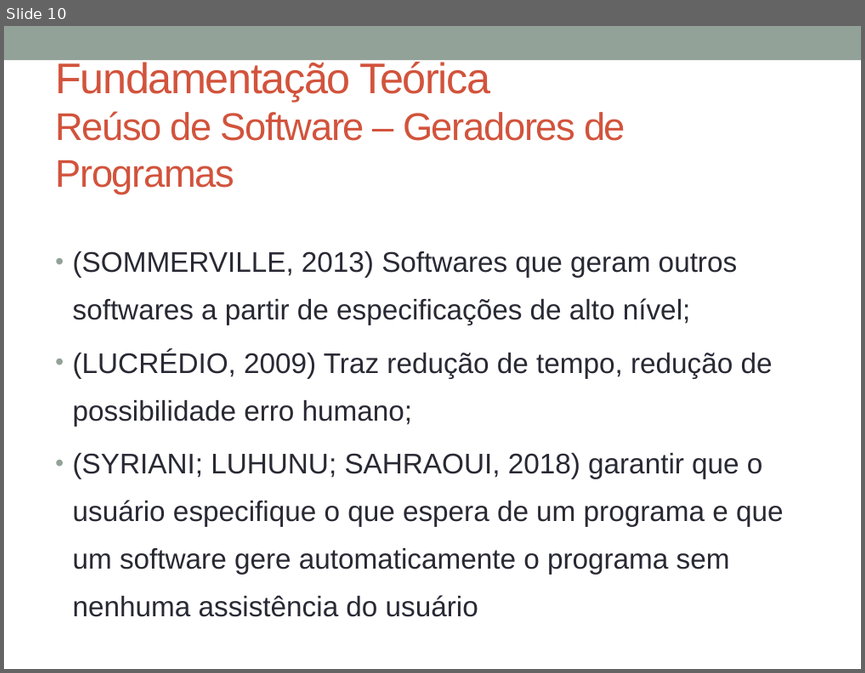
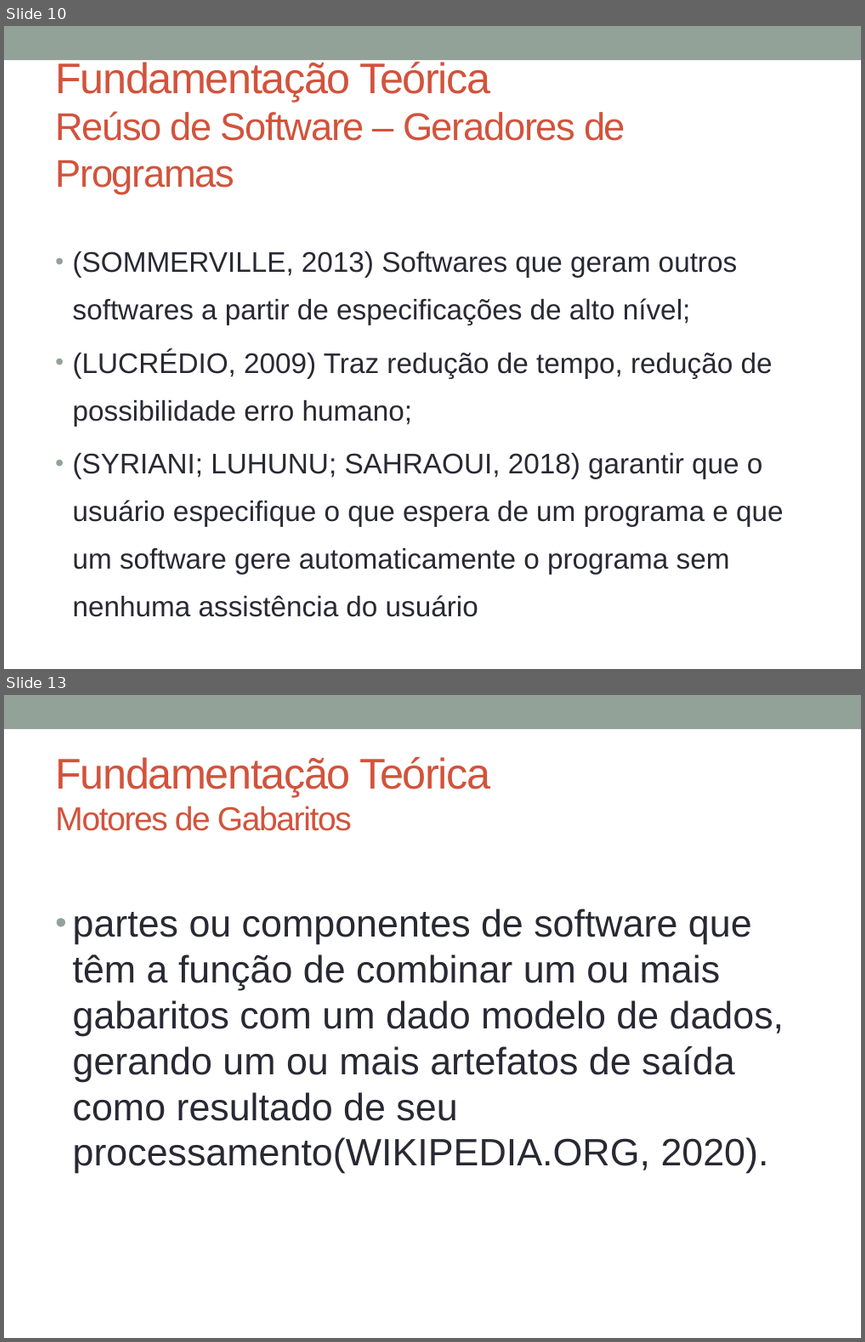
Before and after one commit to glaubergad/tccrepo, a slide deck: mono/Defesa TCC - Gerador de Dashboards.pptx. Shown one above the other, each under a label of ours: slide 10 before the commit, slides 10 and 13 after it; the slides between them are not shown. The pictures are 865x673 and 865x1342 pixels, drawn with LibreOffice and Linux fonts; fonts in the diff are those of the drawing. Boxes give left, top, right and bottom in pixels: in the first picture for what was removed or moved away, otherwise in the second. Text is boxed around its words. In the diff, an @@ line names an element or a change of style, - is before the commit and + after.

```diff
--- a/mono/Defesa TCC - Gerador de Dashboards.pptx
+++ b/mono/Defesa TCC - Gerador de Dashboards.pptx
@@ slide 13 added at (4,695,861,1338), background #FFFFFF; not listed: 1 template element that a slide beside it also shows @@
@@ title added at (55,757,490,831), 36 pt, text #D2533C @@
+Fundamentação Teórica
+Motores de Gabaritos
@@ text added at (73,908,783,1173), 32 pt, text #292934 @@
+• partes ou componentes de software que têm a função de combinar um ou mais gabaritos com um dado modelo de dados, gerando um ou mais artefatos de saída como resultado de seu processamento(WIKIPEDIA.ORG, 2020).
```
Also in this commit, not shown: 8 other slides added, 18 other files.
